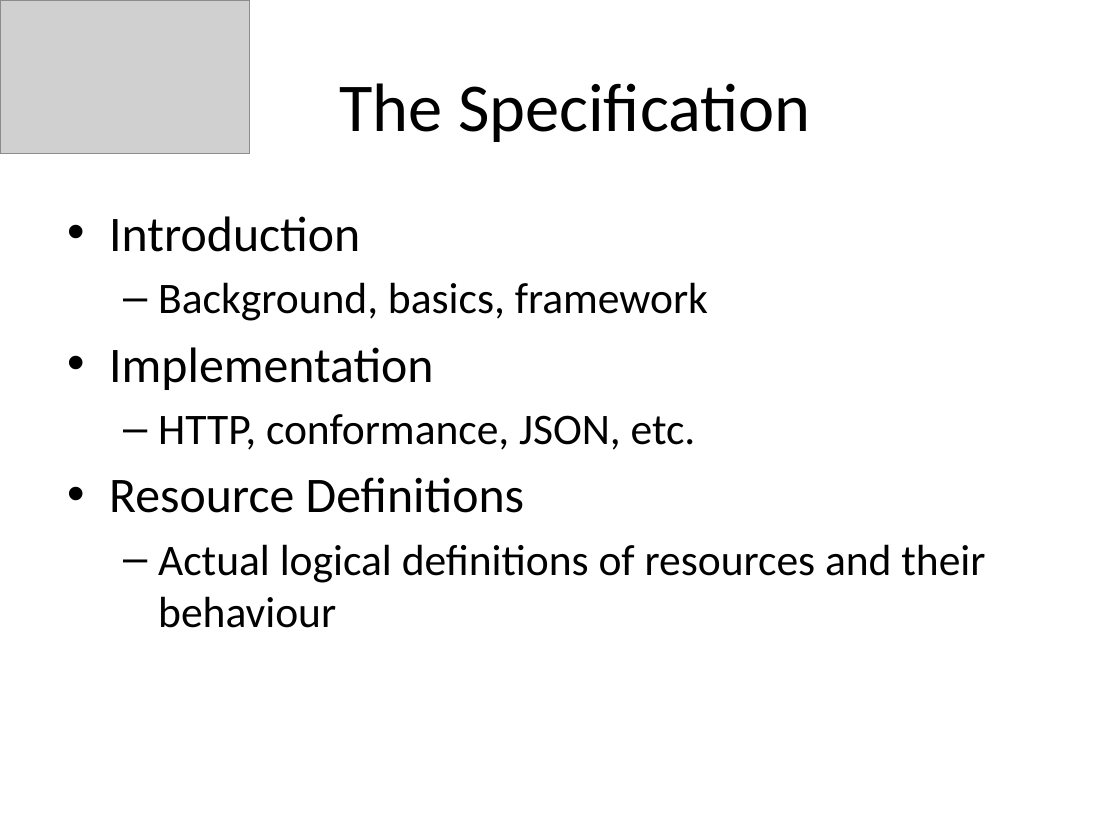
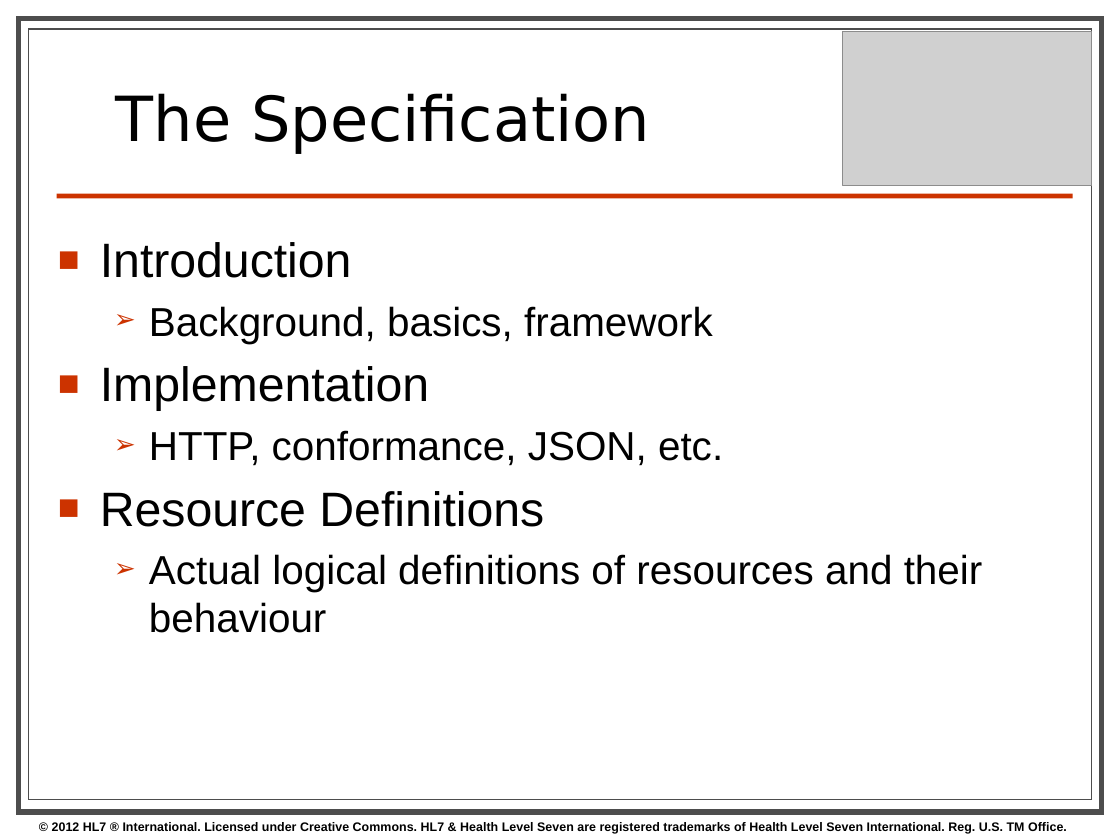
Before and after one commit to vista-novo/fhir, a slide deck: slide 12 of presentations/2012 Dec Webinar/FHIR Webinar.pptx (slide 11 before the commit). Drawn at 1120x840 pixels with LibreOffice and Linux fonts; fonts in the diff are those of the drawing; grey boxes stand for pictures; background and template pictures are left out. Boxes give left, top, right and bottom in pixels: in the first picture for what was removed or moved away, otherwise in the second. Text is boxed around its words. In the diff, an @@ line names an element or a change of style, - is before the commit and + after.

```diff
--- a/presentations/2012 Dec Webinar/FHIR Webinar.pptx
+++ b/presentations/2012 Dec Webinar/FHIR Webinar.pptx
@@ rectangle added at (x1=19, y1=19, x2=1102, y2=812), fill #FFFFFF, outline #4D4D4D 3.5 pt @@
@@ rectangle added at (x1=28, y1=29, x2=1091, y2=800), fill #FFFFFF, outline #4D4D4D 0.75 pt @@
@@ title "The Specification" moved from (x1=339, y1=83, x2=811, y2=142) to (x1=116, y1=93, x2=650, y2=153) @@
@@ title "The Specification" at (x1=116, y1=93, x2=650, y2=153): size 44 to 40 pt, font Calibri to DejaVu Sans; alignment centre to left; line spacing 1 to 0.8; vertical alignment middle to bottom @@
@@ picture moved from (x1=0, y1=0, x2=250, y2=153) to (x1=842, y1=32, x2=1092, y2=186) @@
@@ line added from (57, 196) to (1073, 196), #CC3300 3 pt @@
@@ text "Introduction" moved from (x1=109, y1=216, x2=985, y2=628) to (x1=100, y1=242, x2=983, y2=633) @@
@@ text "Introduction" at (x1=100, y1=242, x2=983, y2=633): size 32 to 31 pt in "Introduction", "Implementation", "Resource Definitions"; font Calibri to Arial; size 28 to 26 pt in "Background, basics, framework", "HTTP, conformance, JSON, etc.", "Actual logical definitions of resources and their ..."; bullet • to ■; bullet – to ➢ @@
@@ text added at (x1=52, y1=822, x2=1067, y2=834), 8 pt, text #000000, bold @@
+© 2012 HL7 ® International. Licensed under Creative Commons. HL7 & Health Level Seven are registered trademarks of Health Level Seven International. Reg. U.S. TM Office.
```
Also in this commit, not shown: 16 other slides changed, 3 slides added, 2 slides removed.
